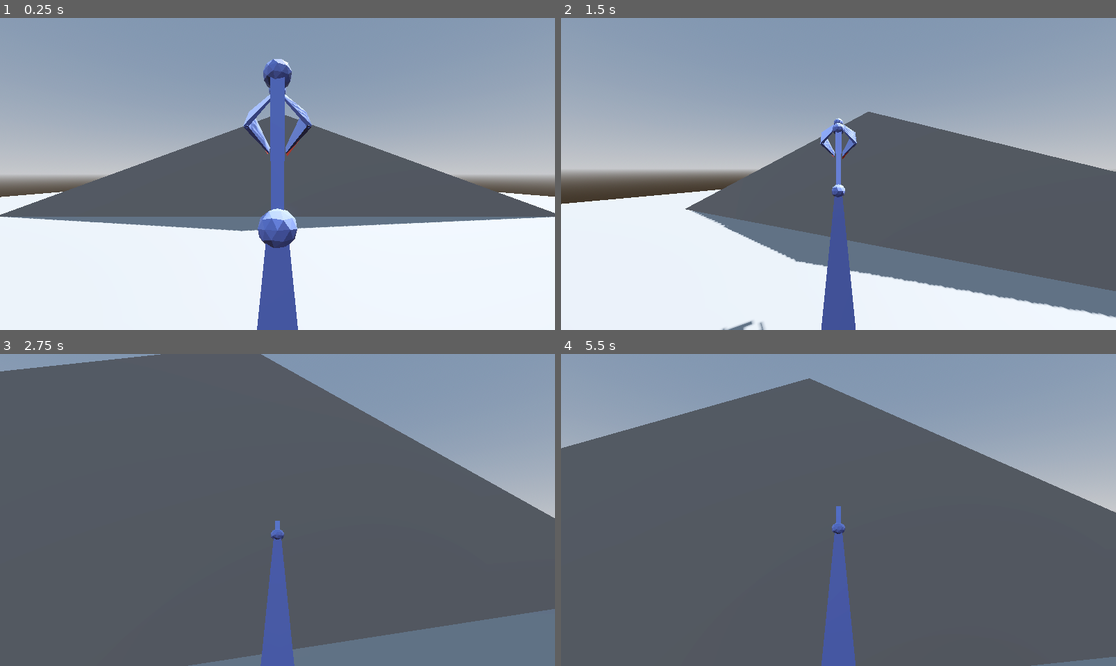
Above: before the commit, frames 1-4 (two rows, left to right).
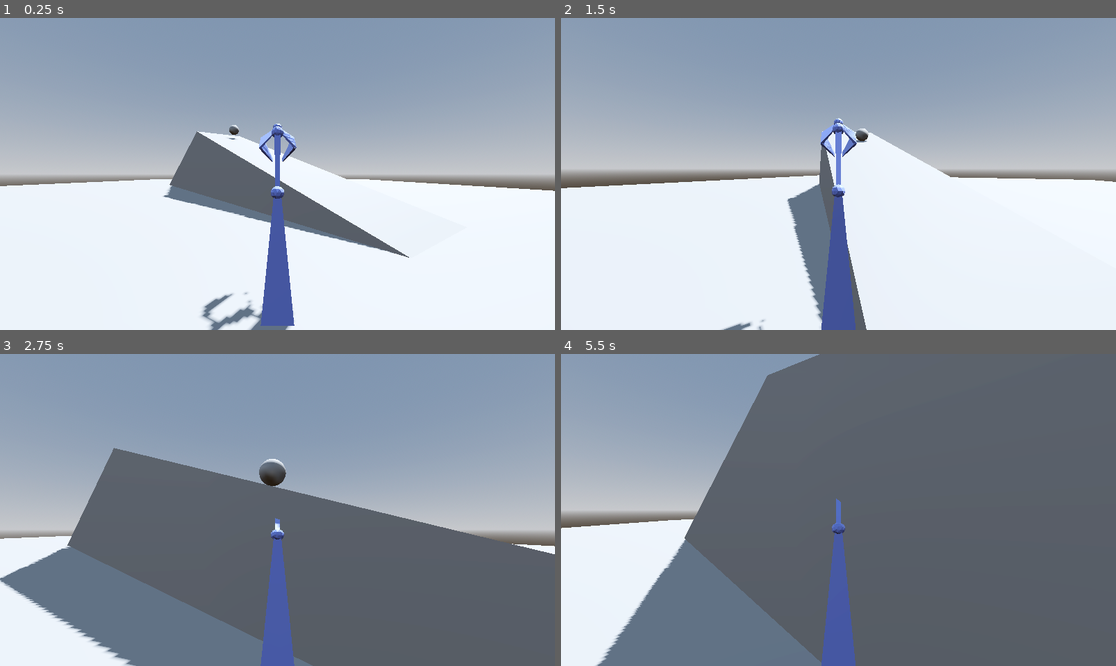
Above: after the commit, the same moments.

Repository: BIRKARAN-SINGH/COMP-360-Assignment-4
Game: Godot game, scene res://node_3d.tscn
Same seed, same stepped clock (60 frames per second), same inputs: the game is played once before the commit and once after it.
Inputs (mouse positions are in pixels of both pictures, inside the frame that each line leads up to):
- Up to frame 1 (0.25 s): no input
- Up to frame 2 (1.5 s): tap Enter (ui_accept) at 0.5, 0.77 s; move the mouse to (866, 174) at 0.52 s; hold X (grab) 0.53-1.28 s; hold W (up) from 0.53 s (still down); tap C (letgo) at 0.8, 1.35 s; move the mouse to (810, 174) at 1.27 s
- Up to frame 3 (2.75 s): keep holding W (up); tap Enter (ui_accept) at 1.52 s; tap X (grab) at 1.55 s; move the mouse to (288, 503) at 2.02 s; hold X (grab) from 2.03 s (still down); tap C (letgo) at 2.3 s
- Up to frame 4 (5.5 s): keep holding W (up); move the mouse to (832, 516) at 2.77 s; release X (grab) at 2.78 s; tap C (letgo) at 2.85, 3.8, 4.35, 5.3 s; tap Enter (ui_accept) at 3.02, 3.77, 4.52 s; tap X (grab) at 3.05, 4.55 s; move the mouse to (877, 513) at 3.52 s; hold X (grab) 3.53-4.28 s; move the mouse to (794, 506) at 4.27 s; move the mouse to (844, 510) at 5.02 s; hold X (grab) from 5.03 s (still down)

The runs differ from the first frame. In frame 1, 19% of the frame differs, in the area x 0-100%, y 13-100%; in frame 2, 31%; in frame 3, 52%, in the area x 0-100%, y 0-100%; in frame 4, 41%.
Error before the commit: Invalid type in function 'set_held_object' in base 'CharacterBody3D (arm.gd)'. The Object-derived class of argument 1 (CharacterBody3D (player.gd)) is not a su…

Commit message:
Add files via upload

Diff:
--- a/assignment#4_comp-360/node_3d.tscn
+++ b/assignment#4_comp-360/node_3d.tscn
@@ -97,18 +97,7 @@
 bind/8/bone = -1
 bind/8/pose = Transform3D(1, 0, 0, 0, 0, -1, 0, 1, 0, 0, 0, -4)
 
-[sub_resource type="StandardMaterial3D" id="StandardMaterial3D_lue7s"]
-albedo_color = Color(0.623529, 0.164706, 0.0784314, 1)
-
-[sub_resource type="PlaneMesh" id="PlaneMesh_raij8"]
-material = SubResource("StandardMaterial3D_lue7s")
-size = Vector2(1, 1)
-
-[sub_resource type="ConcavePolygonShape3D" id="ConcavePolygonShape3D_o1f0j"]
-data = PackedVector3Array(0.5, 0, 0.5, -0.5, 0, 0.5, 0.5, 0, -0.5, -0.5, 0, 0.5, -0.5, 0, -0.5, 0.5, 0, -0.5)
-
-[sub_resource type="ConcavePolygonShape3D" id="ConcavePolygonShape3D_72uqt"]
-data = PackedVector3Array(0.5, 0, 0.5, -0.5, 0, 0.5, 0.5, 0, -0.5, -0.5, 0, 0.5, -0.5, 0, -0.5, 0.5, 0, -0.5)
+[sub_resource type="BoxShape3D" id="BoxShape3D_1w1fv"]
 
 [sub_resource type="Animation" id="Animation_f2fq1"]
 resource_name = "default"
@@ -561,25 +550,15 @@
 height = 1.0
 radius = 2.4
 
-[sub_resource type="SphereMesh" id="SphereMesh_dr2xt"]
-radius = 0.25
-height = 0.5
-
-[sub_resource type="SphereShape3D" id="SphereShape3D_snpj2"]
-radius = 0.25
-
 [sub_resource type="PrismMesh" id="PrismMesh_onpwa"]
 size = Vector3(55, 10, 5)
 
 [sub_resource type="ConcavePolygonShape3D" id="ConcavePolygonShape3D_xnvm5"]
 data = PackedVector3Array(0, 5, 2.5, 27.5, -5, 2.5, -27.5, -5, 2.5, 0, 5, -2.5, -27.5, -5, -2.5, 27.5, -5, -2.5, 0, 5,  …(254 unchanged characters)…
 
-[sub_resource type="SphereMesh" id="SphereMesh_lrvsh"]
-radius = 0.25
-height = 0.5
-
-[sub_resource type="SphereShape3D" id="SphereShape3D_txwxm"]
-radius = 0.4
+[sub_resource type="SphereMesh" id="SphereMesh_4l8s2"]
+
+[sub_resource type="SphereShape3D" id="SphereShape3D_gpcep"]
 
 [node name="Node3D" type="Node3D"]
 
@@ -591,6 +570,7 @@
 shadow_enabled = true
 
 [node name="floor" type="MeshInstance3D" parent="."]
+transform = Transform3D(1.62808, 0, 0, 0, 1, 0, 0, 0, 3.14531, 0, 0, 0)
 mesh = SubResource("PlaneMesh_b8w7v")
 
 [node name="StaticBody3D" type="StaticBody3D" parent="floor"]
@@ -599,7 +579,7 @@
 shape = SubResource("ConcavePolygonShape3D_lrwch")
 
 [node name="arm" type="CharacterBody3D" parent="."]
-transform = Transform3D(1, 0, 0, 0, 1, 0, 0, 0, 1, -0.0385797, -0.199905, -0.279326)
+transform = Transform3D(1, 0, 0, 0, 1, 0, 0, 0, 1, 6.57336, -0.199905, -0.279326)
 script = ExtResource("2_xdbyt")
 
 [node name="AnimationTree" type="AnimationTree" parent="arm"]
@@ -622,35 +602,35 @@
 bones/1/rest = Transform3D(1, 1.48084e-08, -2.37958e-07, -1.77636e-15, 0.998069, 0.062111, 2.38419e-07, -0.062111, 0.998069, -1.77636e-15, 2.00223, 7.45058e-09)
 bones/1/enabled = true
 bones/1/position = Vector3(-1.77636e-15, 2.00223, 7.45058e-09)
-bones/1/rotation = Quaternion(-0.175909, -9.99763e-08, -3.42382e-08, 0.984406)
+bones/1/rotation = Quaternion(-0.176248, -9.99729e-08, -3.42836e-08, 0.984346)
 bones/1/scale = Vector3(1, 1, 1)
 bones/2/name = "arm2"
 bones/2/parent = 1
 bones/2/rest = Transform3D(1, 1.26248e-15, -2.83937e-14, 1.05879e-21, 0.999013, 0.0444195, 2.84217e-14, -0.0444195, 0.999013, 0, 1.00011, 0)
 bones/2/enabled = true
 bones/2/position = Vector3(0, 1.00011, 0)
-bones/2/rotation = Quaternion(-0.456986, -1.20193e-14, -1.66973e-14, 0.889474)
+bones/2/rotation = Quaternion(-0.457123, -1.34675e-14, -3.23317e-15, 0.889404)
 bones/2/scale = Vector3(1, 1, 1)
 bones/3/name = "armend"
 bones/3/parent = 2
 bones/3/rest = Transform3D(1, -1.13687e-13, -5.6426e-07, -5.63265e-07, -0.0593598, -0.998237, -3.34942e-08, 0.998237, -0.0593598, 0, 1.00177, 1.67638e-08)
 bones/3/enabled = true
 bones/3/position = Vector3(0, 1.00177, 1.67638e-08)
-bones/3/rotation = Quaternion(0.828019, 5.9009e-08, -2.60579e-07, 0.5607)
+bones/3/rotation = Quaternion(0.827857, 5.92437e-08, -2.60515e-07, 0.560939)
 bones/3/scale = Vector3(1, 1, 1)
 bones/4/name = "finger0"
 bones/4/parent = 3
 bones/4/rest = Transform3D(0.707107, -0.707107, -5.06588e-07, -0.707107, -0.707107, -5.02213e-08, -3.227e-07, 3.93724e-07, -1, -2.35287e-15, 5.96046e-08, 1.49198e-10)
 bones/4/enabled = true
 bones/4/position = Vector3(-2.35287e-15, 5.96046e-08, 1.49198e-10)
-bones/4/rotation = Quaternion(0.923124, -0.384501, 0.000855005, -0.000354116)
+bones/4/rotation = Quaternion(0.922992, -0.384818, 0.00100378, -0.000415746)
 bones/4/scale = Vector3(1, 1, 1)
 bones/5/name = "finger1"
 bones/5/parent = 3
 bones/5/rest = Transform3D(0.707107, 0.707107, -5.32026e-07, 0.707107, -0.707107, 3.96846e-08, -3.48138e-07, -4.04261e-07, -1, -2.35287e-15, 5.96046e-08, 1.49198e-10)
 bones/5/enabled = true
 bones/5/position = Vector3(-2.35287e-15, 5.96046e-08, 1.49198e-10)
-bones/5/rotation = Quaternion(0.922983, 0.38484, -0.00101473, -0.000420323)
+bones/5/rotation = Quaternion(0.922826, 0.385214, -0.00119123, -0.000493433)
 bones/5/scale = Vector3(1, 1, 1)
 bones/6/name = "ikarmpole0"
 bones/6/parent = -1
@@ -670,45 +650,22 @@
 bones/8/parent = -1
 bones/8/rest = Transform3D(1, 0, 0, 0, 0, 1, 0, -1, 0, 0, 4, 0)
 bones/8/enabled = true
-bones/8/position = Vector3(0, 3.2633, -1.15988)
-bones/8/rotation = Quaternion(-0.940266, 0, 0, 0.340441)
+bones/8/position = Vector3(0, 3.26253, -1.16071)
+bones/8/rotation = Quaternion(-0.940464, 0, 0, 0.339893)
 bones/8/scale = Vector3(1, 1, 1)
 
 [node name="Cube_002" type="MeshInstance3D" parent="arm/Armature/Skeleton3D"]
 mesh = SubResource("ArrayMesh_telrw")
 skin = SubResource("Skin_21ch2")
 
-[node name="Finger1" type="BoneAttachment3D" parent="arm/Armature/Skeleton3D"]
-transform = Transform3D(0.703794, 0.710401, -0.0021963, 0.546412, -0.53935, 0.64073, 0.45399, -0.452142, -0.767763, 2.67096e-11, 3.26399, -1.15972)
-bone_name = "finger1"
-bone_idx = 5
-
-[node name="Finger1container" type="Node3D" parent="arm/Armature/Skeleton3D/Finger1"]
-
-[node name="MeshInstance3D" type="MeshInstance3D" parent="arm/Armature/Skeleton3D/Finger1/Finger1container"]
-transform = Transform3D(0.00723886, -0.311496, -0.467008, -0.0163265, -1.66461, 0.0863307, -0.260128, 0.0958078, -0.0184143, -0.265649, 0.578243, -0.0738447)
-mesh = SubResource("PlaneMesh_raij8")
-
-[node name="StaticBody3D" type="StaticBody3D" parent="arm/Armature/Skeleton3D/Finger1/Finger1container/MeshInstance3D"]
-
-[node name="CollisionShape3D" type="CollisionShape3D" parent="arm/Armature/Skeleton3D/Finger1/Finger1container/MeshInstance3D/StaticBody3D"]
-shape = SubResource("ConcavePolygonShape3D_o1f0j")
-
-[node name="Finger0" type="BoneAttachment3D" parent="arm/Armature/Skeleton3D"]
-transform = Transform3D(0.704316, -0.709884, 0.00185123, -0.54586, -0.539907, 0.640731, -0.453846, -0.452288, -0.767763, 2.67096e-11, 3.26399, -1.15972)
-bone_name = "finger0"
-bone_idx = 4
-
-[node name="Finger0container" type="Node3D" parent="arm/Armature/Skeleton3D/Finger0"]
-
-[node name="MeshInstance3D" type="MeshInstance3D" parent="arm/Armature/Skeleton3D/Finger0/Finger0container"]
-transform = Transform3D(-0.0126693, 0.243705, -0.405346, -0.00286929, -1.33234, -0.0740678, -0.196683, 0.00373841, 0.0271909, 0.288445, 0.586516, -0.0326824)
-mesh = SubResource("PlaneMesh_raij8")
-
-[node name="StaticBody3D" type="StaticBody3D" parent="arm/Armature/Skeleton3D/Finger0/Finger0container/MeshInstance3D"]
-
-[node name="CollisionShape3D" type="CollisionShape3D" parent="arm/Armature/Skeleton3D/Finger0/Finger0container/MeshInstance3D/StaticBody3D"]
-shape = SubResource("ConcavePolygonShape3D_72uqt")
+[node name="RayCast3D" type="RayCast3D" parent="arm/Armature"]
+target_position = Vector3(0, 0, -4)
+
+[node name="Grab" type="Area3D" parent="arm/Armature"]
+transform = Transform3D(1, 0, 0, 0, 1, 0, 0, 0, 1, 0, 0.804571, 0)
+
+[node name="CollisionShape3D" type="CollisionShape3D" parent="arm/Armature/Grab"]
+shape = SubResource("BoxShape3D_1w1fv")
 
 [node name="AnimationPlayer" type="AnimationPlayer" parent="arm"]
 libraries = {
@@ -729,14 +686,6 @@
 [node name="Camera3D" type="Camera3D" parent="arm/camOrigin/SpringArm3D"]
 transform = Transform3D(1, 0, 0, 0, 1, 0, 0, 0, 1, 0, 0, -0.390287)
 
-[node name="InteractRay" type="RayCast3D" parent="arm/camOrigin/SpringArm3D/Camera3D"]
-transform = Transform3D(1, 0, 0, 0, 0.598604, 0.801045, 0, -0.801045, 0.598604, 0, 0.260644, -0.860439)
-target_position = Vector3(0, 0, -2.5)
-
-[node name="GroundRay" type="RayCast3D" parent="arm/camOrigin/SpringArm3D/Camera3D"]
-transform = Transform3D(1, 0, 0, 0, 1, 0, 0, 0, 1, 0, -2.06678, -0.860439)
-visible = false
-
 [node name="Player" type="CharacterBody3D" parent="."]
 visible = false
 script = ExtResource("1_7lel8")
@@ -768,6 +717,15 @@
 margin = 0.5
 
 [node name="Camera3D" type="Camera3D" parent="Player/camOrigin/SpringArm3D"]
+transform = Transform3D(1, 0, 0, 0, 0.94621, 0.323554, 0, -0.323554, 0.94621, 0, 0.311703, 0)
+
+[node name="RayCast3D" type="RayCast3D" parent="Player/camOrigin/SpringArm3D/Camera3D"]
+transform = Transform3D(1, 0, 0, 0, 1, 0, 0, 0, 1, 0, 0, -2.84996)
+target_position = Vector3(0, 0, -3.5)
+
+[node name="Carryobjectmarker" type="Marker3D" parent="Player/camOrigin"]
+unique_name_in_owner = true
+transform = Transform3D(1, 0, 0, 0, 1, 0, 0, 0, 1, 0, -0.527184, -3.20804)
 
 [node name="Stage" type="MeshInstance3D" parent="."]
 transform = Transform3D(1, 0, 0, 0, 1, 0, 0, 0, 1, -5.82816, 0.527596, 0)
@@ -778,18 +736,8 @@
 [node name="CharacterBody3D" type="CollisionShape3D" parent="Stage/StaticBody3D"]
 shape = SubResource("CylinderShape3D_xb5eq")
 
-[node name="ball" type="MeshInstance3D" parent="."]
-transform = Transform3D(1, 0, 0, 0, 1, 0, 0, 0, 1, 6.83574, 0.527596, 0.347838)
-visible = false
-mesh = SubResource("SphereMesh_dr2xt")
-
-[node name="StaticBody3D" type="RigidBody3D" parent="ball"]
-
-[node name="CharacterBody3D" type="CollisionShape3D" parent="ball/StaticBody3D"]
-shape = SubResource("SphereShape3D_snpj2")
-
 [node name="Ramp" type="MeshInstance3D" parent="."]
-transform = Transform3D(1, 0, 0, 0, 1, 0, 0, 0, 1, 0, 0, -12.0061)
+transform = Transform3D(0.439953, 0, -0.815552, 0, 0.673677, 0, 0.620036, 0, 0.578684, 0, 3.24832, -20.4477)
 mesh = SubResource("PrismMesh_onpwa")
 
 [node name="StaticBody3D" type="StaticBody3D" parent="Ramp"]
@@ -797,13 +745,11 @@
 [node name="CollisionShape3D" type="CollisionShape3D" parent="Ramp/StaticBody3D"]
 shape = SubResource("ConcavePolygonShape3D_xnvm5")
 
-[node name="movingball" type="RigidBody3D" parent="."]
-angular_damp = 0.5
-
-[node name="MeshInstance3D" type="MeshInstance3D" parent="movingball"]
-transform = Transform3D(1, 0, 0, 0, 1, 0, 0, 0, 1, 1.89551, 1.47332, 0)
-mesh = SubResource("SphereMesh_lrvsh")
-
-[node name="CollisionShape3D" type="CollisionShape3D" parent="movingball"]
-transform = Transform3D(1, 0, 0, 0, 1, 0, 0, 0, 1, 1.89551, 1.47332, 0)
-shape = SubResource("SphereShape3D_txwxm")
+[node name="Ball" type="RigidBody3D" parent="."]
+transform = Transform3D(1, 0, 0, 0, 1, 0, 0, 0, 1, 2.06437, 6.92398, -18.3592)
+
+[node name="MeshInstance3D" type="MeshInstance3D" parent="Ball"]
+mesh = SubResource("SphereMesh_4l8s2")
+
+[node name="CollisionShape3D" type="CollisionShape3D" parent="Ball"]
+shape = SubResource("SphereShape3D_gpcep")
--- a/assignment#4_comp-360/player.gd
+++ b/assignment#4_comp-360/player.gd
@@ -6,12 +6,26 @@
 
 @onready var pivot: Node3D = $camOrigin
 @export var sens=0.5
+@onready var Ray_Cast=$camOrigin/SpringArm3D/Camera3D/RayCast3D
+var object_held: RigidBody3D
+@onready var camera = $camOrigin/SpringArm3D/Camera3D
+@onready var grab =$"../arm/Armature/Grab"
+@onready var ball_material = $"../Ball/MeshInstance3D".material_override  # Reference to the ball's material
 
 
-var gravity = ProjectSettings.get_setting("physics/3d/default_gravity")
+
+@export_group("Holding Objects")
+@export var throwPower = 7.5
+@export var pullSpeed = 5.0
+@export var following = 2.5
+
+var pickedObject
 
 func _ready():
 	Input.mouse_mode=Input.MOUSE_MODE_CAPTURED
+		# Connect Area3D signals
+	grab.connect("body_entered", Callable(self, "_on_body_entered"))
+	grab.connect("body_exited", Callable(self, "_on_body_exited"))
 
 func _input(event):
 	if event is InputEventMouseMotion:
@@ -19,7 +33,11 @@
 		pivot.rotate_x(deg_to_rad(-event.relative.y*sens))
 		pivot.rotation.x=clamp(pivot.rotation.x, deg_to_rad(-90), deg_to_rad(45))
 
+
+
+
 func _physics_process(delta: float) -> void:
+
 	# Add the gravity.
 	if not is_on_floor():
 		velocity += get_gravity()* delta
@@ -43,3 +61,51 @@
 		velocity.z = move_toward(velocity.z, 0, SPEED)
 
 	move_and_slide()
+
+func set_object_held(body):
+	if body is RigidBody3D:
+		object_held = body
+
+func dropping_object_held():
+	object_held = null
+
+func throwing_object_held():
+	var obj = object_held
+	dropping_object_held()
+	obj.apply_central_impulse(-camera.global_basis.z * throwPower * 10)
+
+func control_holding_objects():
+	# Throwing Object
+	if Input.is_action_just_pressed("letgo"):
+		if object_held != null:
+			throwing_object_held()
+
+	# Dropping Object
+	if Input.is_action_just_pressed("grab"):
+		if object_held != null:
+			dropping_object_held()
+		elif Ray_Cast.is_colliding():
+			set_object_held(Ray_Cast.get_collider())
+
+	# Object Following
+	if object_held != null:
+		var targetPos = camera.global_transform.origin + (camera.global_basis * Vector3(0, 0, -following))  # Object held in front of arm
+		var objectPos = object_held.global_transform.origin
+		object_held.linear_velocity = (targetPos - objectPos) * pullSpeed
+
+#func _on_body_entered(body):
+	#if body.name == "Ball":
+		#print("Ball entered grabbing area!")
+		#highlight_grabbing_area(true)
+#
+## Handle when a body exits the grabbing area
+#func _on_body_exited(body):
+	#if body.name == "Ball":
+		#print("Ball exited grabbing area!")
+		#highlight_grabbing_area(false)
+#
+#func highlight_grabbing_area(enable):
+	#if enable:
+		#ball_material.albedo_color = Color(1, 0, 0)  # Change to red when in grabbing area
+	#else:
+		#ball_material.albedo_color = Color(1, 1, 1)  # Reset to white when out of grabbing area
--- a/assignment#4_comp-360/project.godot
+++ b/assignment#4_comp-360/project.godot
@@ -57,13 +57,3 @@
 "events": [Object(InputEventKey,"resource_local_to_scene":false,"resource_name":"","device":0,"window_id":0,"alt_presse …(189 unchanged characters)…
 ]
 }
-throw={
-"deadzone": 0.5,
-"events": [Object(InputEventKey,"resource_local_to_scene":false,"resource_name":"","device":0,"window_id":0,"alt_pressed":false,"shift_pressed":false,"ctrl_pressed":false,"meta_pressed":false,"pressed":false,"keycode":0,"physical_keycode":67,"key_label":0,"unicode":0,"location":0,"echo":false,"script":null)
-]
-}
-interact={
-"deadzone": 0.5,
-"events": [Object(InputEventKey,"resource_local_to_scene":false,"resource_name":"","device":0,"window_id":0,"alt_pressed":false,"shift_pressed":false,"ctrl_pressed":false,"meta_pressed":false,"pressed":false,"keycode":0,"physical_keycode":88,"key_label":0,"unicode":0,"location":0,"echo":false,"script":null)
-]
-}
Not shown: 1 places in assignment#4_comp-360/node_3d.tscn that only renumber resources
